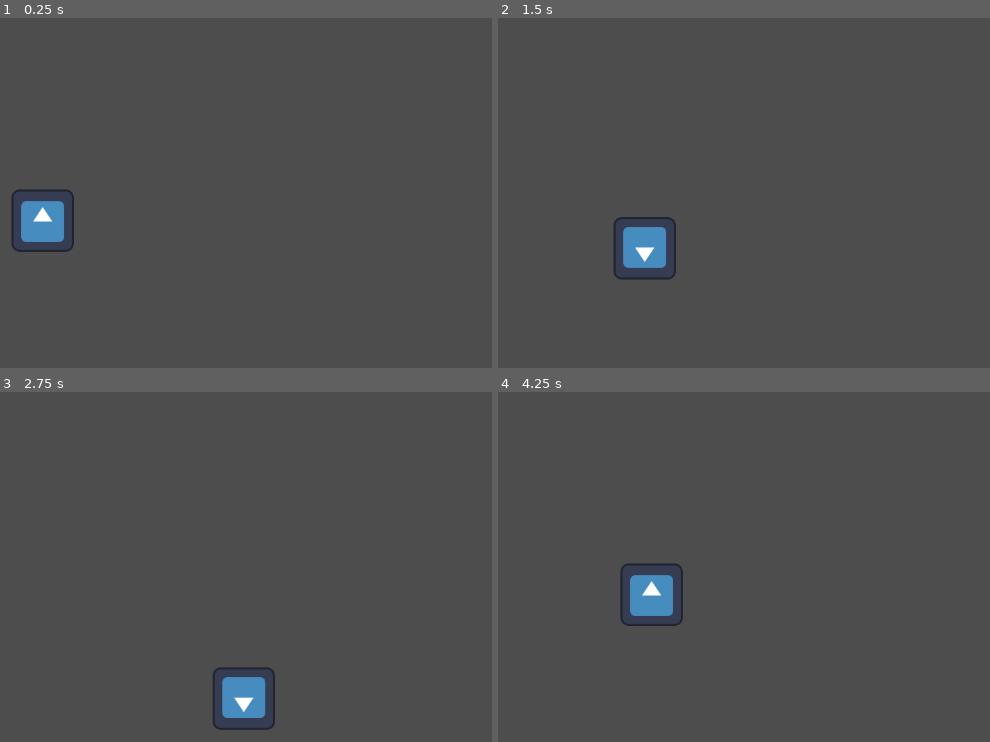
Above: before the commit, frames 1-4 (two rows, left to right).
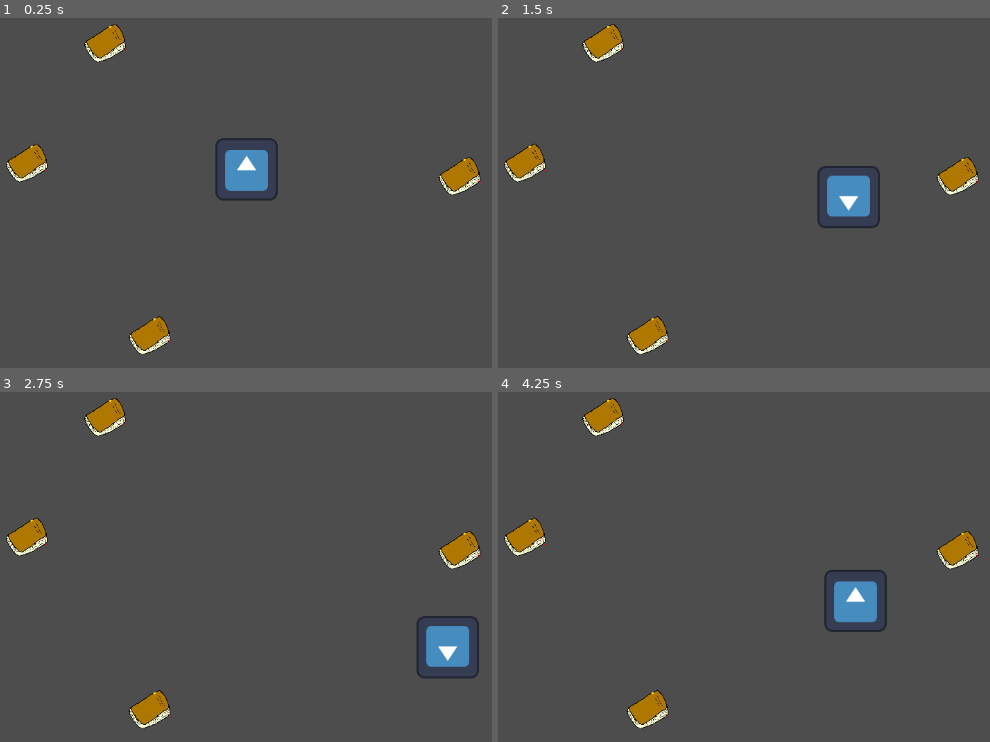
Above: after the commit, the same moments.

Repository: UrtaroPrograms/Library-of-Doppelgangers
Game: Godot game, scene res://escena_testeo.tscn
Same seed, same stepped clock (60 frames per second), same inputs: the game is played once before the commit and once after it. The engine's default icon, where the game draws it, is replaced by a stand-in: a white triangle on a blue panel in a dark square.
Inputs:
- Up to frame 1 (0.25 s): no input
- Up to frame 2 (1.5 s): tap Enter at 0.5 s; hold Right (move_right) 0.53-1.28 s; tap Z (Interact, bound only after the commit) at 0.6, 1.35 s; hold Down (move_down) from 1.28 s (still down)
- Up to frame 3 (2.75 s): release Down (move_down) at 2.03 s; hold Right (move_right) from 2.03 s (still down); tap Z (Interact, bound only after the commit) at 2.1 s
- Up to frame 4 (4.25 s): release Right (move_right) at 2.78 s; hold Up (move_up) 2.78-3.53 s; tap Z (Interact, bound only after the commit) at 2.85, 3.6 s; hold Left (move_left) from 3.53 s (still down)

The runs differ from the first frame. In frame 1, 5.1% of the frame differs, in the area x 1-98%, y 1-96%; in frame 2, 5.1%; in frame 3, 5.0%; in frame 4, 5.1%.

Commit message:
Añadidas clase interactuable y libro. El jugador ahora tiene un raycast para poder interactuar con objetos.  Falta hacer el inventario.

Diff:
--- /dev/null
+++ b/library-of-doppelgangers/Objetos Interactuables/Libro/Libro.tscn
@@ -0,0 +1,22 @@
+[gd_scene format=3 uid="uid://hh4n153k3tte"]
+
+[ext_resource type="Script" uid="uid://btlc1tg4l46lu" path="res://Objetos Interactuables/Libro/libro.gd" id="1_dy87g"]
+[ext_resource type="Texture2D" uid="uid://dso7aeqj6v7w4" path="res://Objetos Interactuables/Libro/Libro Placeholder.png" id="2_mpo4n"]
+
+[sub_resource type="PhysicsMaterial" id="PhysicsMaterial_eh5fl"]
+
+[sub_resource type="RectangleShape2D" id="RectangleShape2D_byqcs"]
+size = Vector2(60, 57)
+
+[node name="StaticBody2D" type="StaticBody2D" unique_id=1650235712]
+physics_material_override = SubResource("PhysicsMaterial_eh5fl")
+script = ExtResource("1_dy87g")
+
+[node name="Sprite2D" type="Sprite2D" parent="." unique_id=273794979]
+position = Vector2(-1.9073486e-06, 1.9073486e-06)
+scale = Vector2(0.16125003, 0.16125003)
+texture = ExtResource("2_mpo4n")
+
+[node name="CollisionShape2D" type="CollisionShape2D" parent="." unique_id=610693552]
+position = Vector2(1, 1.5)
+shape = SubResource("RectangleShape2D_byqcs")
--- /dev/null
+++ b/library-of-doppelgangers/Objetos Interactuables/Libro/libro.gd
@@ -0,0 +1,23 @@
+extends Interactable
+class_name Libro
+
+#Creamos una clase Libro, la cual hereda de Interactable (Una clase general para todos los objetos con los que el jugador interactua al moverse).
+
+signal Recogido #Envía una señal al ser recogido
+@export var nombreDelLibro: String #TODO: Los String de nombre, longitud y temática son para que el NPC pueda pedir un libro de cierto tipo. Por ahora se colocan en el inspector. Pero luego quiero poner distintas variaciones de nombres, longitudes y temáticas en un array y que el juego seleccione al azar.
+@export var longitud: String
+@export var tematica: String
+
+# Called when the node enters the scene tree for the first time.
+func _ready() -> void:
+	pass # Replace with function body.
+
+
+# Called every frame. 'delta' is the elapsed time since the previous frame.
+func _process(delta: float) -> void:
+	pass
+
+func interact():	#La función interact del libro lo hace emitir su señal de recolección y luego borrarse.
+	#TODO: En realidad, primero debería chequear con el inventario si hay un espacio disponible, y solo si lo hay entonces debe eliminarse. Esto puede hacerse con una señal que se envíe al inventario, que luego responda con otra señal a un método para eliminar el libro de verdad.
+	Recogido.emit(nombreDelLibro,longitud,tematica)
+	queue_free()
--- /dev/null
+++ b/library-of-doppelgangers/Objetos Interactuables/interactable.gd
@@ -0,0 +1,14 @@
+extends Node
+class_name Interactable
+
+# Called when the node enters the scene tree for the first time.
+func _ready() -> void:
+	pass # Replace with function body.
+
+
+# Called every frame. 'delta' is the elapsed time since the previous frame.
+func _process(delta: float) -> void:
+	pass
+
+func interact():
+	pass
--- a/library-of-doppelgangers/Personaje_Jugable/States_PJ/walking.gd
+++ b/library-of-doppelgangers/Personaje_Jugable/States_PJ/walking.gd
@@ -15,18 +15,20 @@
 	if(character.velocity.y > 0):	#Si la velocidad en Y es mayor a 0, estamos bajando. Flippeamos el vertical. Si hubiese animaciones acá llamaríamos la de caminar hacia abajo.
 		character._call_animation("Walk")  #Si tuviesesmos animaciones para arriba, abajo, izquierda y derecha, acá llamaríamos la de "abajo"
 		character._flip_vertical_appearance(true)
-
+		character._turnRaycast(0)
 	else: if(character.velocity.y < 0): #Si la velocidad en Y es menor a 0, estamos subiendo, el sprite vertical vuelve a la normalidad. Otra vez si hubiese animación la llamaríamos pero no hay.
 		character._call_animation("Walk")
 		character._flip_vertical_appearance(false)
+		character._turnRaycast(180)
 	#Ponemos los else if del movimento horizontal por debajo de los verticales ya que el movimiento vertical toma prioridad por sobre el horizontal (no debería pasar nada raro, pero nos ahorraría chequear infinitas veces)
 	else: if(character.velocity.x > 0): #Velocidad X mayor a cero por ende vamos a la derecha y no lo flippeamos al sprite. Aquí es donde pondría mis animaciones si las tuviera.
 		character._call_animation("Walk")
 		character._flip_horizontal_appearance(false)
+		character._turnRaycast(270)
 	else:   #Si nada de esto se cumple, pues se estará moviendo hacia la izquierda.
 		character._call_animation("Walk")
 		character._flip_horizontal_appearance(true)
-
+		character._turnRaycast(90)
 func _physics_update(_delta: float):
 
 	if(character.velocity.y == 0 && character.velocity.x == 0):  #Si no hay velocidad en Y ni en X pues pasamos al estado de quietud.
--- a/library-of-doppelgangers/Personaje_Jugable/personaje_jugable.gd
+++ b/library-of-doppelgangers/Personaje_Jugable/personaje_jugable.gd
@@ -2,6 +2,12 @@
 
 
 const SPEED = 200.0
+
+
+func _ready():
+	var Libros = get_tree().get_nodes_in_group("Libros")	#Creamos un array llamado "Libros", el cual contiene todos los miembros del grupo Libros en la escena
+	for iteration in Libros:		#Para cada libro, conectamos su señal "Recogido" con el método "_recogerLibro"
+		iteration.connect("Recogido",_recogerLibro)
 
 func _physics_process(delta: float) -> void:
 	# Get the input direction and handle the movement/deceleration.
@@ -14,8 +20,13 @@
 	direction = direction.normalized()
 
 	velocity = direction * SPEED
+
+	if Input.is_action_just_pressed("Interact"):	#Al apretar la Z, se realiza el input de interactuar. El juego chequea si el raycast ha tocado algo y si es un Interactable. De ser así, se ejecuta su método de interacción.
+		var object = $RayCast2D.get_collider()
+		if  object is Interactable:
+			object.interact()
+
 	move_and_slide()
-
 
 func _call_animation(anim: String):  #Este método llama al AnimatedSprite2D y lo hace ejecutar una animación.
 	$AnimatedSprite2D.play(anim)
@@ -32,7 +43,13 @@
 	else:
 		$AnimatedSprite2D.flip_v = false
 
+func _turnRaycast(angle: int):
+	$RayCast2D.rotation_degrees = angle
 
+func _recogerLibro(nombreDelLibro, longitud, tematica):	#TODO:El método _recogerlibro, por ahora simplemente printea los datos del libro. Sin embargo, en un futuro los pasará al inventario, cuando lo tenga hecho.
+	print("Nombre del libro: " + nombreDelLibro)
+	print("Longitud: " + longitud)
+	print("Temática: " + tematica)
 
 	#var horizontalDirection := Input.get_axis("move_left", "move_right")
 	#if horizontalDirection:
--- a/library-of-doppelgangers/Personaje_Jugable/personaje_jugable.tscn
+++ b/library-of-doppelgangers/Personaje_Jugable/personaje_jugable.tscn
@@ -59,5 +59,9 @@
 script = ExtResource("5_pxtux")
 character = NodePath("../..")
 
+[node name="RayCast2D" type="RayCast2D" parent="." unique_id=1938034871]
+position = Vector2(0, 3.8146973e-06)
+target_position = Vector2(0, 131.42856)
+
 [connection signal="Transitioned" from="State Machine/Walking" to="State Machine" method="_on_child_transition"]
 [connection signal="Transitioned" from="State Machine/Idle" to="State Machine" method="_on_child_transition"]
--- a/library-of-doppelgangers/escena_testeo.tscn
+++ b/library-of-doppelgangers/escena_testeo.tscn
@@ -1,8 +1,33 @@
 [gd_scene format=3 uid="uid://mvd8byib56uy"]
 
 [ext_resource type="PackedScene" uid="uid://ccway7jxq37f8" path="res://Personaje_Jugable/personaje_jugable.tscn" id="1_t8kak"]
+[ext_resource type="PackedScene" uid="uid://hh4n153k3tte" path="res://Objetos Interactuables/Libro/Libro.tscn" id="2_vggpp"]
 
 [node name="Escena_testeo" type="Node2D" unique_id=83255710]
 
 [node name="PersonajeJugable" parent="." unique_id=1271527831 instance=ExtResource("1_t8kak")]
-position = Vector2(112, 304)
+position = Vector2(405.99997, 230)
+
+[node name="Libro1" parent="." unique_id=53661918 groups=["Libros"] instance=ExtResource("2_vggpp")]
+position = Vector2(201, 46)
+nombreDelLibro = "Las Aventuras de Pepe"
+longitud = "Medio"
+tematica = "Aventura"
+
+[node name="Libro2" parent="." unique_id=1650235712 groups=["Libros"] instance=ExtResource("2_vggpp")]
+position = Vector2(712, 238)
+nombreDelLibro = "La Historia del Universo enterita"
+longitud = "Largo"
+tematica = "No-Ficción"
+
+[node name="Libro3" parent="." unique_id=792320326 groups=["Libros"] instance=ExtResource("2_vggpp")]
+position = Vector2(265, 468)
+nombreDelLibro = "La Librería de los Doppelgangers"
+longitud = "Corto"
+tematica = "Terror"
+
+[node name="Libro4" parent="." unique_id=771331239 groups=["Libros"] instance=ExtResource("2_vggpp")]
+position = Vector2(88, 219)
+nombreDelLibro = "El Percebe Feo"
+longitud = "Corto"
+tematica = "Tragedia"
--- a/library-of-doppelgangers/project.godot
+++ b/library-of-doppelgangers/project.godot
@@ -37,6 +37,11 @@
 "events": [Object(InputEventKey,"resource_local_to_scene":false,"resource_name":"","device":-1,"window_id":0,"alt_press …(195 unchanged characters)…
 ]
 }
+Interact={
+"deadzone": 0.2,
+"events": [Object(InputEventKey,"resource_local_to_scene":false,"resource_name":"","device":0,"window_id":0,"alt_pressed":false,"shift_pressed":false,"ctrl_pressed":false,"meta_pressed":false,"pressed":false,"keycode":0,"physical_keycode":90,"key_label":0,"unicode":0,"location":0,"echo":false,"script":null)
+]
+}
 
 [physics]
 
Binary file added: library-of-doppelgangers/Objetos Interactuables/Libro/Libro Placeholder.png
Not shown, added: library-of-doppelgangers/Objetos Interactuables/Libro/Libro Placeholder.png.import
Not shown, added: library-of-doppelgangers/Objetos Interactuables/Libro/libro.gd.uid
Not shown, added: library-of-doppelgangers/Objetos Interactuables/interactable.gd.uid
